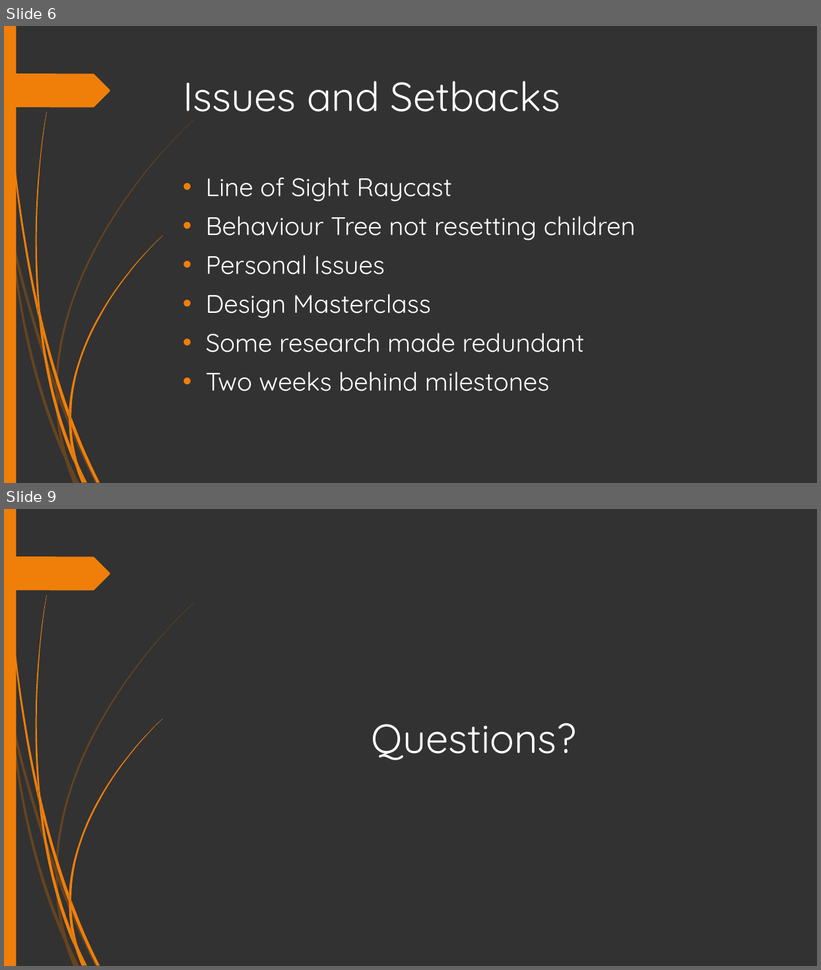
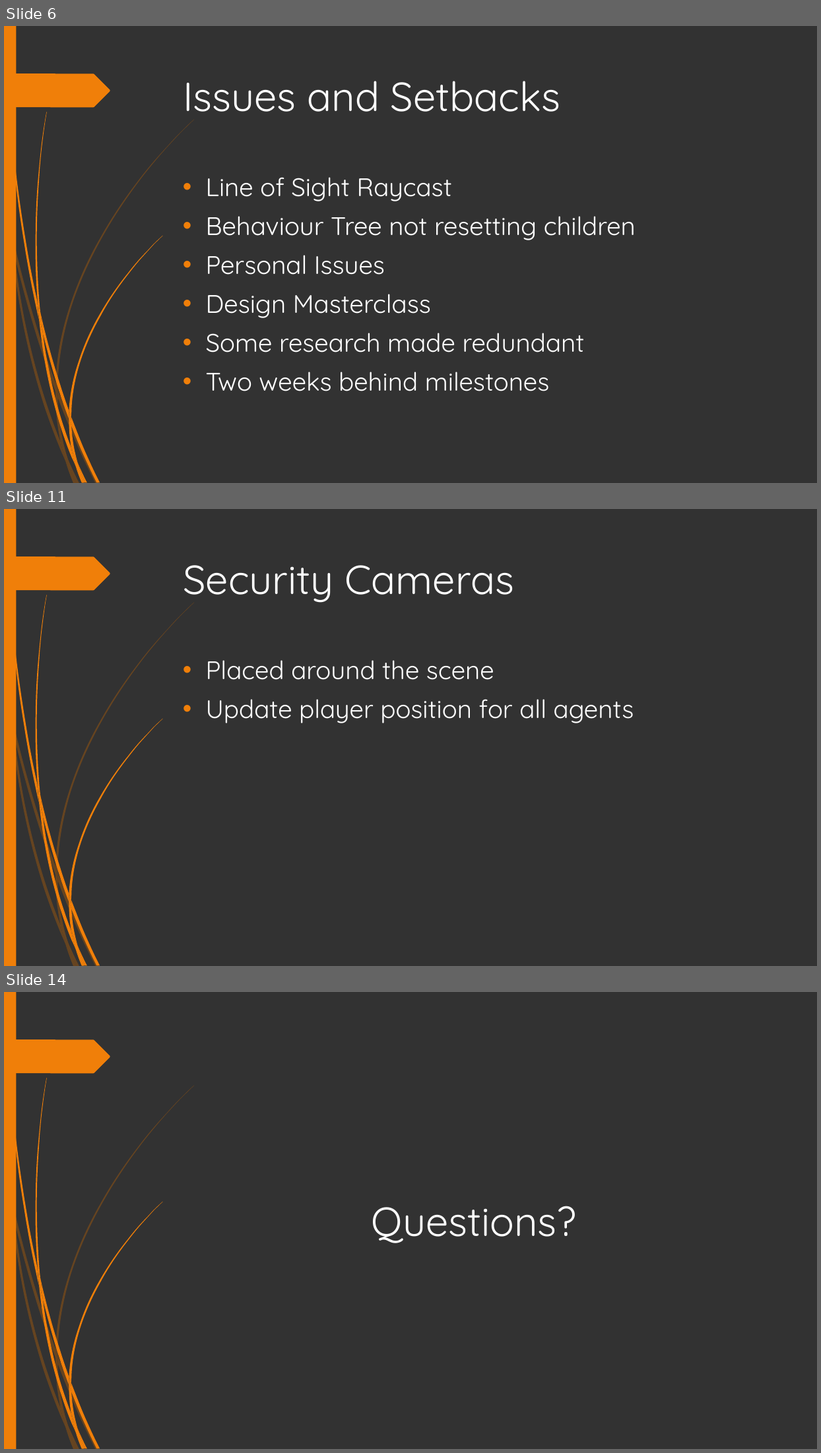
Before and after one commit to HenryWilliam95/AI_FINAL_PROJECT, a slide deck: Documents/Presentation-1.pptx. Shown one above the other, each under a label of ours: slides 6 and 9 before the commit, slides 6, 11 and 14 after it; the slides between them are not shown. The pictures are 821x970 and 821x1453 pixels, drawn with LibreOffice and Linux fonts; fonts in the diff are those of the drawing. Boxes give left, top, right and bottom in pixels: in the first picture for what was removed or moved away, otherwise in the second. Text is boxed around its words. In the diff, an @@ line names an element or a change of style, - is before the commit and + after.

```diff
--- a/Documents/Presentation-1.pptx
+++ b/Documents/Presentation-1.pptx
@@ slide 11 added at (4,509,817,966), background #323232; not listed: 24 template elements that a slide beside it also shows @@
@@ title added at (183,565,514,603), 48 pt, text #FFFFFF @@
+Security Cameras
@@ text added at (206,660,634,723), 30 pt, text #FFFFFF @@
+• Placed around the scene
+• Update player position for all agents
@@ what was slide 9 is now slide 14 @@
```
Also in this commit, not shown: 3 slides changed, 4 other slides added.
